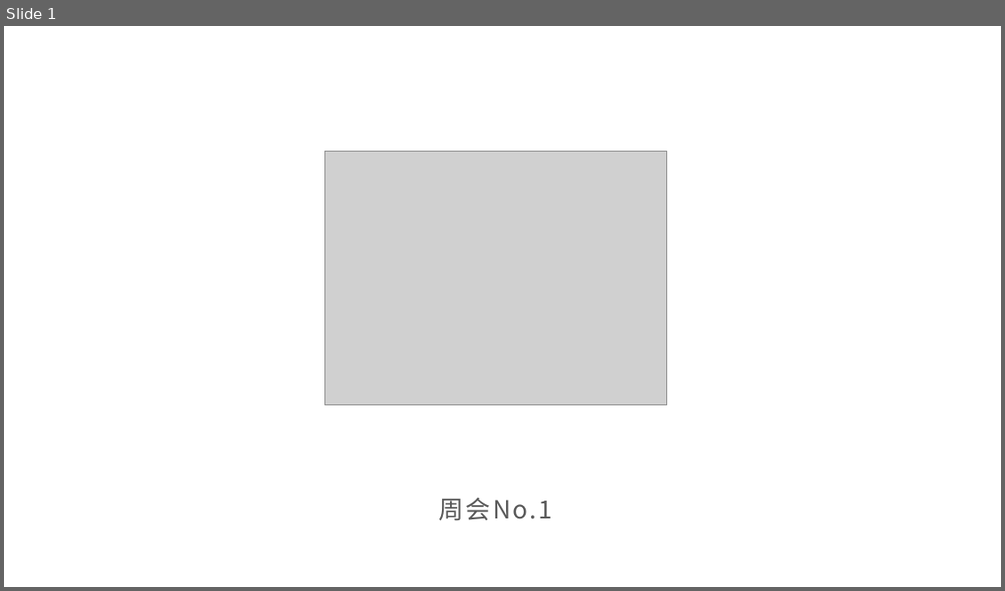
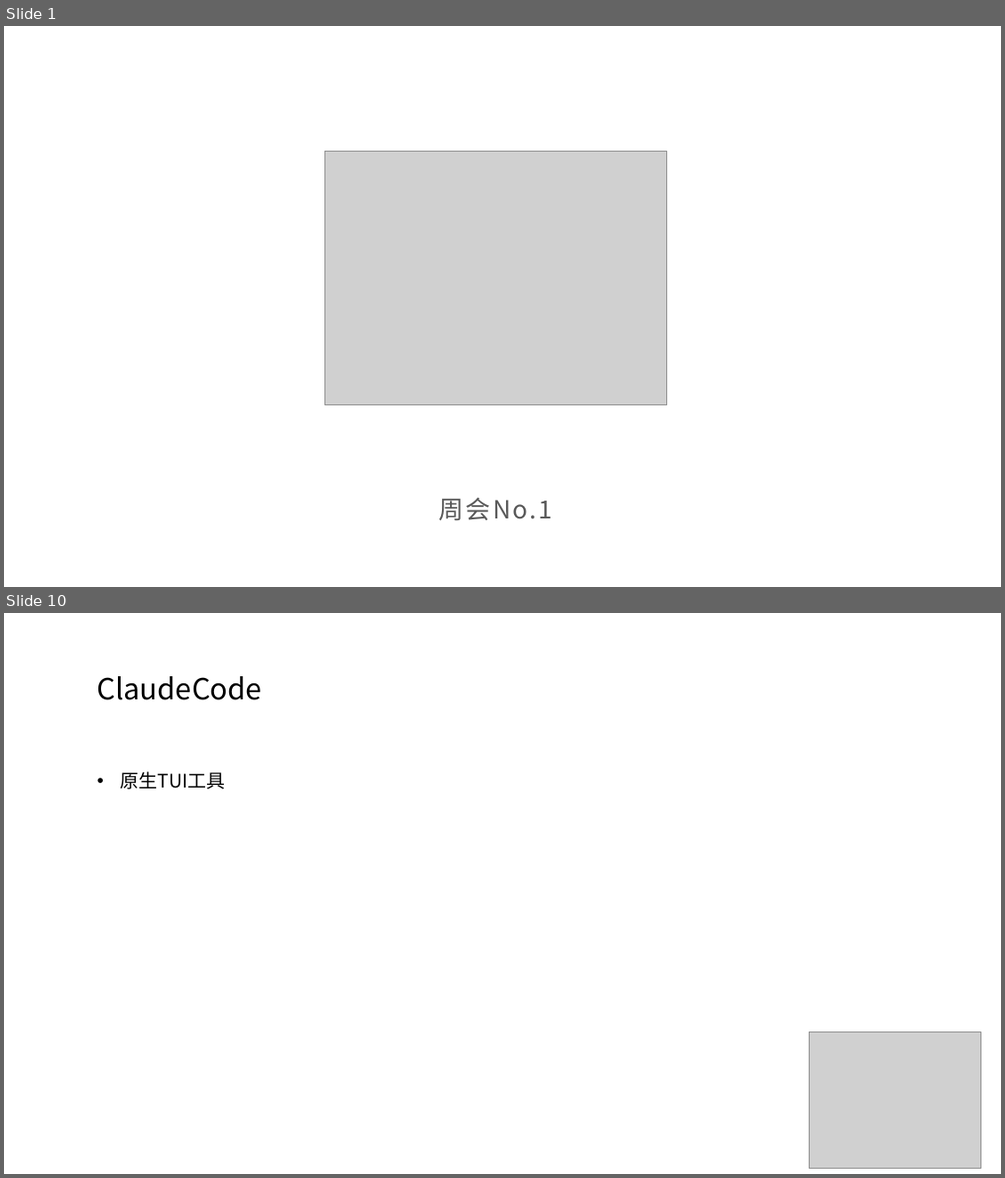
Before and after one commit to SCPZ24/AgentFlow-Salon, a slide deck: Meeting01.pptx. Shown one above the other, each under a label of ours: slide 1 before the commit, slides 1 and 10 after it; the slides between them are not shown. The pictures are 1005x591 and 1005x1178 pixels, drawn with LibreOffice and Linux fonts; fonts in the diff are those of the drawing; grey boxes stand for pictures. Boxes give left, top, right and bottom in pixels: in the first picture for what was removed or moved away, otherwise in the second. Text is boxed around its words. In the diff, an @@ line names an element or a change of style, - is before the commit and + after.

```diff
--- a/Meeting01.pptx
+++ b/Meeting01.pptx
@@ slide 10 added at (4,613,1001,1174), background #FFFFFF @@
@@ text added at (97,676,262,700), 28 pt, text #000000 @@
+ClaudeCode
@@ text added at (121,771,226,789), 18 pt, text #000000 @@
+• 原生TUI工具
@@ picture added at (809,1032,981,1167) @@
```
Also in this commit, not shown: 8 other slides added, 1 slide removed.
